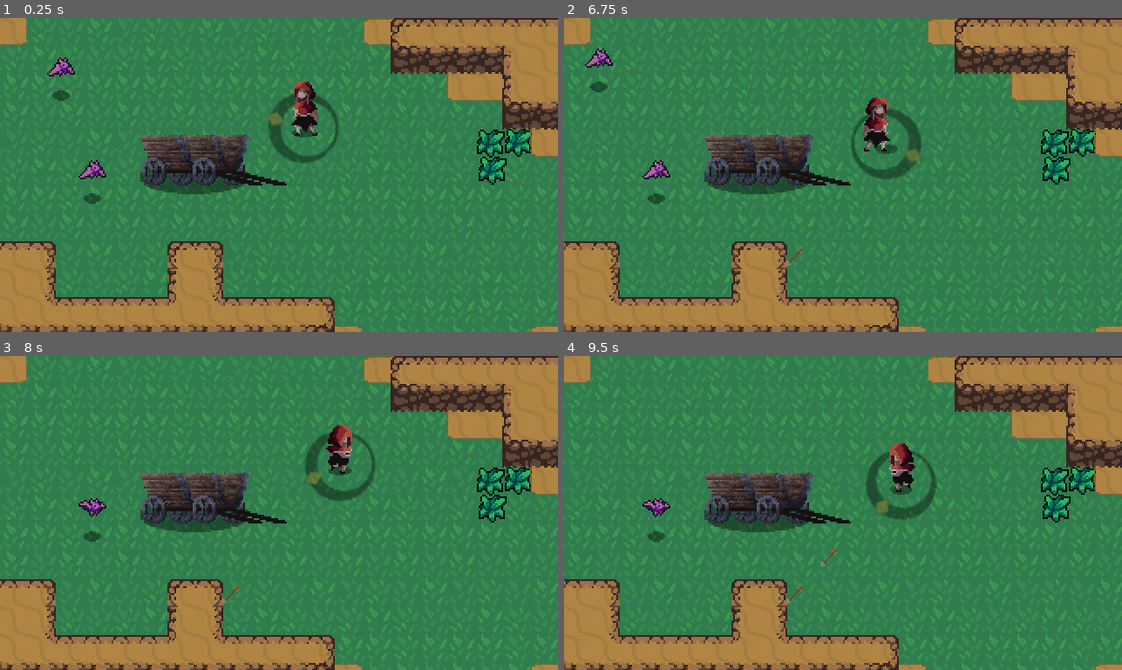
Above: before the commit, frames 1-4 (two rows, left to right).
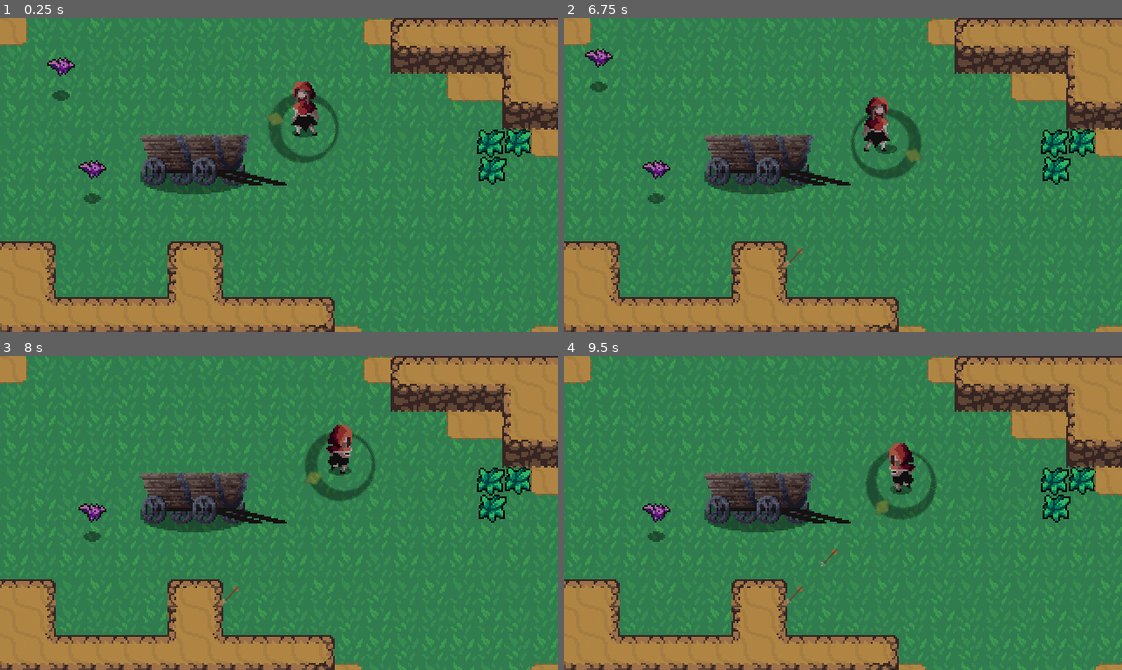
Above: after the commit, the same moments.

Repository: 2BytesGoat/godot-games
Game: Godot game, scene res://World/World.tscn
The game is run twice, just before and just after one commit, with the same random seed, the same clock (stepped at 60 frames per second) and the same inputs.
Inputs (mouse positions are in pixels of both pictures, inside the frame that each line leads up to):
- Up to frame 1 (0.25 s): no input
- Up to frame 2 (6.75 s): move the mouse to (965, 159) at 0.52 s; hold Right (ui_right) 0.53-1.28 s; click (965, 159) at 0.6 s; move the mouse to (731, 190) at 1.27 s; hold Down (ui_down) 1.28-2.03 s; right-click (731, 190) at 1.35 s; move the mouse to (898, 105) at 2.02 s; hold Right (ui_right) 2.03-2.78 s; click (898, 105) at 2.1 s; move the mouse to (815, 237) at 2.77 s; hold Up (ui_up) 2.78-3.53 s; right-click (815, 237) at 2.85 s; move the mouse to (1010, 222) at 3.52 s; hold Left (ui_left) 3.53-5.03 s; click (1010, 222) at 3.6 s; move the mouse to (675, 127) at 4.27 s; right-click (675, 127) at 4.35 s; move the mouse to (870, 175) at 5.02 s; hold Down (ui_down) 5.03-5.78 s; click (870, 175) at 5.1 s; move the mouse to (759, 96) at 5.77 s; hold Right (ui_right) 5.78-6.53 s; right-click (759, 96) at 5.85 s; move the mouse to (965, 159) at 6.52 s; hold Up (ui_up) from 6.53 s (still down); click (965, 159) at 6.6 s
- Up to frame 3 (8 s): move the mouse to (167, 528) at 7.27 s; release Up (ui_up) at 7.28 s; hold Right (ui_right) from 7.28 s (still down); right-click (167, 528) at 7.35 s
- Up to frame 4 (9.5 s): move the mouse to (898, 443) at 8.02 s; release Right (ui_right) at 8.03 s; hold Down (ui_down) 8.03-8.78 s; click (898, 443) at 8.1 s; move the mouse to (815, 575) at 8.77 s; hold Left (ui_left) from 8.78 s (still down); right-click (815, 575) at 8.85 s

The runs differ from the first frame. In frame 1, 0.2% of the frame differs, in the area x 8-20%, y 13-52%; in frame 2, 0.2%; in frame 3, 0.2%; in frame 4, 0.2%.

Commit message:
Add status node for enemies

Diff:
--- /dev/null
+++ b/hearthbeast_with_a_twist/Boxes/HitBox.gd
@@ -0,0 +1,3 @@
+extends Area2D
+
+export var damage = 1
--- a/hearthbeast_with_a_twist/Boxes/HitBox.tscn
+++ b/hearthbeast_with_a_twist/Boxes/HitBox.tscn
@@ -1,7 +1,10 @@
-[gd_scene format=2]
+[gd_scene load_steps=2 format=2]
+
+[ext_resource path="res://Boxes/HitBox.gd" type="Script" id=1]
 
 [node name="HitBox" type="Area2D"]
 collision_layer = 0
 collision_mask = 0
+script = ExtResource( 1 )
 
 [node name="CollisionShape2D" type="CollisionShape2D" parent="."]
--- a/hearthbeast_with_a_twist/Boxes/SwordHitBox.gd
+++ b/hearthbeast_with_a_twist/Boxes/SwordHitBox.gd
@@ -1,4 +1,3 @@
-extends Area2D
+extends "res://Boxes/HitBox.gd"
 
 var knockback_vector = Vector2.ZERO
-var damage = 2
--- a/hearthbeast_with_a_twist/Enemies/Bat.gd
+++ b/hearthbeast_with_a_twist/Enemies/Bat.gd
@@ -2,8 +2,8 @@
 
 const FRICTION = 200
 
-var health = 3
 var knockback = Vector2.ZERO
+onready var stats = $Stats
 
 func _physics_process(delta):
 	knockback = knockback.move_toward(Vector2.ZERO, FRICTION * delta)
@@ -11,6 +11,7 @@
 
 func _on_HurtBox_area_entered(area):
 	knockback = area.knockback_vector * 150
-	health = health - area.damage
-	if health <= 0:
-		queue_free()
+	stats.health -= area.damage
+
+func _on_Stats_no_health():
+	queue_free()
--- a/hearthbeast_with_a_twist/Enemies/Bat.tscn
+++ b/hearthbeast_with_a_twist/Enemies/Bat.tscn
@@ -1,9 +1,10 @@
-[gd_scene load_steps=13 format=2]
+[gd_scene load_steps=14 format=2]
 
 [ext_resource path="res://Shadows/SmallShadow.png" type="Texture" id=1]
 [ext_resource path="res://Enemies/Bat.png" type="Texture" id=2]
 [ext_resource path="res://Boxes/HurtBox.tscn" type="PackedScene" id=3]
 [ext_resource path="res://Enemies/Bat.gd" type="Script" id=4]
+[ext_resource path="res://Stats.tscn" type="PackedScene" id=5]
 
 [sub_resource type="AtlasTexture" id=1]
 atlas = ExtResource( 2 )
@@ -44,12 +45,13 @@
 collision_layer = 0
 script = ExtResource( 4 )
 
+[node name="Stats" parent="." instance=ExtResource( 5 )]
+
 [node name="BatAnimatedSprite" type="AnimatedSprite" parent="."]
 modulate = Color( 0.85, 0.85, 0.85, 1 )
 position = Vector2( 0, -12 )
 frames = SubResource( 6 )
 animation = "fly"
-frame = 3
 playing = true
 
 [node name="BatShadow" type="Sprite" parent="."]
@@ -64,6 +66,7 @@
 [node name="CollisionShape2D" parent="HurtBox" index="0"]
 position = Vector2( 0, -13 )
 shape = SubResource( 8 )
+[connection signal="no_health" from="Stats" to="." method="_on_Stats_no_health"]
 [connection signal="area_entered" from="HurtBox" to="." method="_on_HurtBox_area_entered"]
 
 [editable path="HurtBox"]
--- a/hearthbeast_with_a_twist/Player/Player.gd
+++ b/hearthbeast_with_a_twist/Player/Player.gd
@@ -25,8 +25,8 @@
 onready var cursorPlayer = $CursorPlayer
 onready var animationTree = $AnimationTree
 onready var animationState = animationTree.get("parameters/playback")
+onready var swordHitbox = $PlayerSpriteNode/SpritePlayer/HitBoxPivot/HitBox
 onready var shootArrowPosition = $PlayerSpriteNode/SpritePlayer/ArrowSpawnPosition
-onready var swordHitbox = $PlayerSpriteNode/SpritePlayer/HitBoxPivot/HitBox
 
 func _physics_process(delta):
 	var cursor_position = get_viewport().get_mouse_position()
--- a/hearthbeast_with_a_twist/Player/Player.tscn
+++ b/hearthbeast_with_a_twist/Player/Player.tscn
@@ -255,6 +255,7 @@
 position = Vector2( 0, 0.125 )
 collision_mask = 8
 script = ExtResource( 3 )
+damage = 2
 
 [node name="CollisionShape2D" parent="PlayerSpriteNode/SpritePlayer/HitBoxPivot/HitBox" index="0"]
 shape = SubResource( 1 )
--- a/hearthbeast_with_a_twist/Projectiles/Arrow.gd
+++ b/hearthbeast_with_a_twist/Projectiles/Arrow.gd
@@ -1,15 +1,17 @@
-extends Area2D
+extends "res://Boxes/HitBox.gd"
 
 var velocity = Vector2.ZERO
 var knockback_vector = Vector2.ZERO
-var damage = 1
 var collided = false
+var autodestruct = false
 
 func _ready():
 	set_physics_process(false)
 
 func _physics_process(delta):
 	position += velocity * delta
+	if autodestruct:
+		queue_free()
 
 func launch(rot, speed):
 	# Transfer object from player to scene
@@ -30,3 +32,7 @@
 
 func _on_Arrow_area_entered(area): # hitting an enemy
 	queue_free()
+
+func _on_Autodestruct_timeout():
+	if not collided:
+		autodestruct = true
--- a/hearthbeast_with_a_twist/Projectiles/Arrow.tscn
+++ b/hearthbeast_with_a_twist/Projectiles/Arrow.tscn
@@ -19,5 +19,9 @@
 [node name="CollisionShape2D" type="CollisionShape2D" parent="."]
 position = Vector2( 0, -1.90735e-06 )
 shape = SubResource( 1 )
+
+[node name="Autodestruct" type="Timer" parent="."]
+autostart = true
 [connection signal="area_entered" from="." to="." method="_on_Arrow_area_entered"]
 [connection signal="body_entered" from="." to="." method="_on_Arrow_body_entered"]
+[connection signal="timeout" from="Autodestruct" to="." method="_on_Autodestruct_timeout"]
--- /dev/null
+++ b/hearthbeast_with_a_twist/Stats.gd
@@ -0,0 +1,10 @@
+extends Node
+
+export var max_health = 3
+onready var health = max_health setget set_health
+signal no_health
+
+func set_health(value):
+	health = value
+	if health <= 0:
+		emit_signal("no_health")
--- /dev/null
+++ b/hearthbeast_with_a_twist/Stats.tscn
@@ -0,0 +1,6 @@
+[gd_scene load_steps=2 format=2]
+
+[ext_resource path="res://Stats.gd" type="Script" id=1]
+
+[node name="Stats" type="Node"]
+script = ExtResource( 1 )
